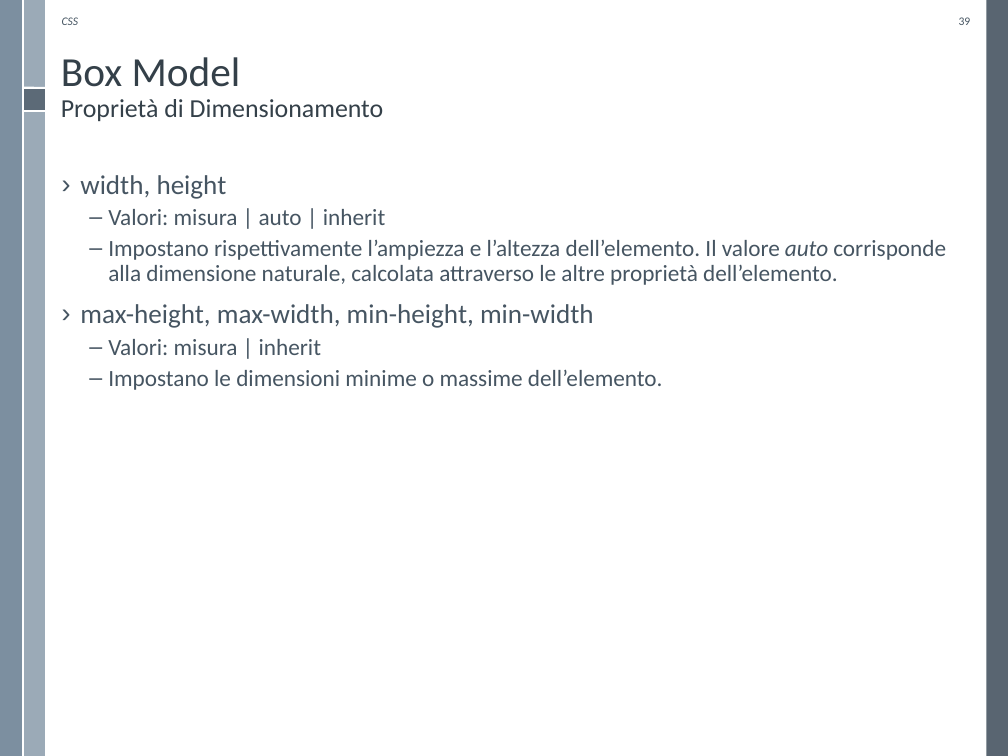
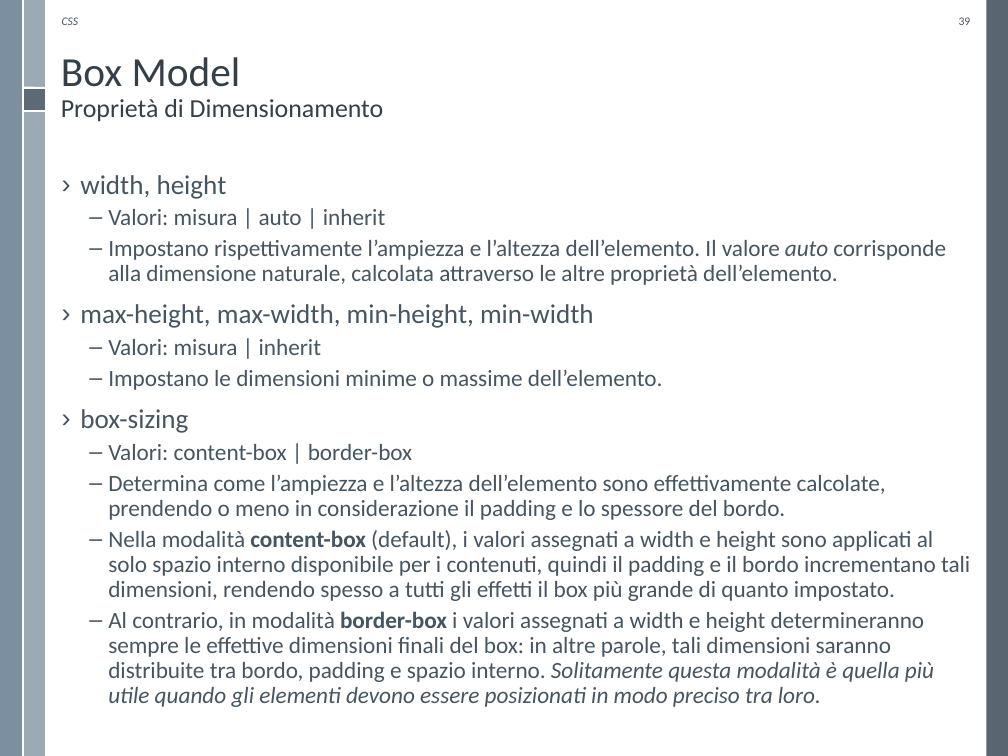
Before and after one commit to WebEngineering-Univaq/WE_Lecture_Slides, a slide deck: slide 39 of CSS3.pptx. Drawn at 1008x756 pixels with LibreOffice and Linux fonts; fonts in the diff are those of the drawing; background and template pictures are left out. Boxes give left, top, right and bottom in pixels: in the first picture for what was removed or moved away, otherwise in the second. Text is boxed around its words. In the diff, an @@ line names an element or a change of style, - is before the commit and + after.

Commit message:
Update CSS3.pptx
Add box-sizing property

```diff
--- a/CSS3.pptx
+++ b/CSS3.pptx
@@ text at [80,409,970,707]: paragraphs added @@
+› box-sizing
+  – Valori: content-box | border-box
+  – Determina come l’ampiezza e l’altezza dell’elemento sono effettivamente calcolate, prendendo o meno in considerazione il padding e lo spessore del bordo.
+  – Nella modalità content-box (default), i valori assegnati a width e height sono applicati al solo spazio interno disponibile per i contenuti, quindi il padding e il bordo incrementano tali dimensioni, rendendo spesso a tutti gli effetti il box più grande di quanto impostato.
+  – Al contrario, in modalità border-box i valori assegnati a width e height determineranno sempre le effettive dimensioni finali del box: in altre parole, tali dimensioni saranno distribuite tra bordo, padding e spazio interno. Solitamente questa modalità è quella più utile quando gli elementi devono essere posizionati in modo preciso tra loro.
```
